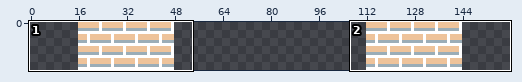
Two versions of one pixel-art file, assets/BossBricks.aseprite. Above, an overview of the earlier version with the close-up marked.
Close-up. Before:
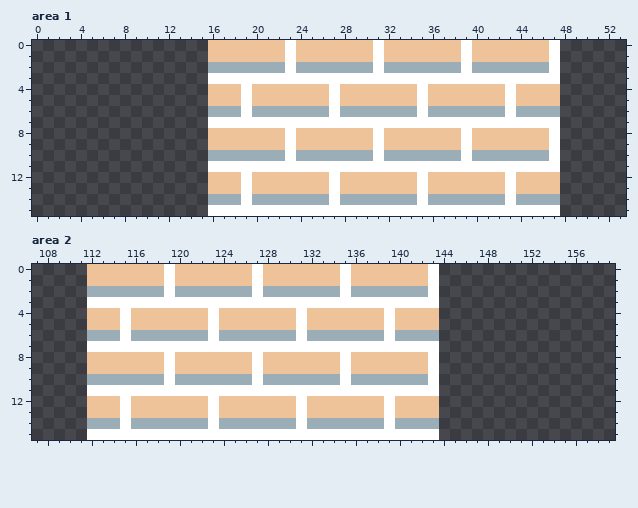
160x32 pixels, 1 frame. Shown: area 1: x 0..53, y 0..15; area 2: x 107..159, y 0..15. The old version is drawn lined up with the new one, on the new canvas.
Now the later version:
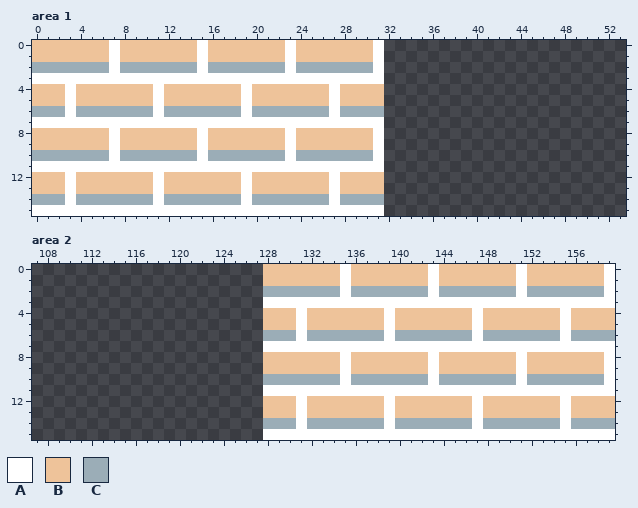
Palette (. is transparent): A #ffffff  B #eec39a  C #9badb7
Commit message: finished the base phase 1 of the boss fight.
The edit:
canvas 160x32 -> 160x16 (the part of the old canvas that was cut away was empty and is not shown)
Area 1:
There is now colour A in rows 0 to 2 at x 7 and 15; in row 3 at x 0 to 15; in rows 4 to 6 at x 3 and 11; in row 7 at x 0 to 15; in rows 8 to 10 at x 7 and 15; in row 11 at x 0 to 15.
There is now colour A in rows 12 to 14 at x 3 and 11; in row 15 at x 0 to 15.
There is now colour B in rows 0 to 1 at x 0 to 6 and 8 to 14; in rows 4 to 5 at x 0 to 2, 4 to 10 and 12 to 15; in rows 8 to 9 at x 0 to 6 and 8 to 14; in rows 12 to 13 at x 0 to 2, 4 to 10 and 12 to 15.
There is now colour C in row 2 at x 0 to 6 and 8 to 14; in row 6 at x 0 to 2, 4 to 10 and 12 to 15; in row 10 at x 0 to 6 and 8 to 14; in row 14 at x 0 to 2, 4 to 10 and 12 to 15.
The edit erases colour A in rows 0 to 2 at x 39 and 47; in row 3 at x 32 to 47; in rows 4 to 6 at x 35 and 43; in row 7 at x 32 to 47; in rows 8 to 10 at x 39 and 47; in row 11 at x 32 to 47.
The edit erases colour A in rows 12 to 14 at x 35 and 43; in row 15 at x 32 to 47.
The edit erases colour B in rows 0 to 1 at x 32 to 38 and 40 to 46; in rows 4 to 5 at x 32 to 34, 36 to 42 and 44 to 47; in rows 8 to 9 at x 32 to 38 and 40 to 46; in rows 12 to 13 at x 32 to 34, 36 to 42 and 44 to 47.
The edit erases colour C in row 2 at x 32 to 38 and 40 to 46; in row 6 at x 32 to 34, 36 to 42 and 44 to 47; in row 10 at x 32 to 38 and 40 to 46; in row 14 at x 32 to 34, 36 to 42 and 44 to 47.
Area 2:
There is now colour A in rows 0 to 2 at x 151 and 159; in row 3 at x 144 to 159; in rows 4 to 6 at x 147 and 155; in row 7 at x 144 to 159; in rows 8 to 10 at x 151 and 159; in row 11 at x 144 to 159.
There is now colour A in rows 12 to 14 at x 147 and 155; in row 15 at x 144 to 159.
There is now colour B in rows 0 to 1 at x 144 to 150 and 152 to 158; in rows 4 to 5 at x 144 to 146, 148 to 154 and 156 to 159; in rows 8 to 9 at x 144 to 150 and 152 to 158; in rows 12 to 13 at x 144 to 146, 148 to 154 and 156 to 159.
There is now colour C in row 2 at x 144 to 150 and 152 to 158; in row 6 at x 144 to 146, 148 to 154 and 156 to 159; in row 10 at x 144 to 150 and 152 to 158; in row 14 at x 144 to 146, 148 to 154 and 156 to 159.
The edit erases colour A in rows 0 to 2 at x 119 and 127; in row 3 at x 112 to 127; in rows 4 to 6 at x 115 and 123; in row 7 at x 112 to 127; in rows 8 to 10 at x 119 and 127; in row 11 at x 112 to 127.
The edit erases colour A in rows 12 to 14 at x 115 and 123; in row 15 at x 112 to 127.
The edit erases colour B in rows 0 to 1 at x 112 to 118 and 120 to 126; in rows 4 to 5 at x 112 to 114, 116 to 122 and 124 to 127; in rows 8 to 9 at x 112 to 118 and 120 to 126; in rows 12 to 13 at x 112 to 114, 116 to 122 and 124 to 127.
The edit erases colour C in row 2 at x 112 to 118 and 120 to 126; in row 6 at x 112 to 114, 116 to 122 and 124 to 127; in row 10 at x 112 to 118 and 120 to 126; in row 14 at x 112 to 114, 116 to 122 and 124 to 127.
